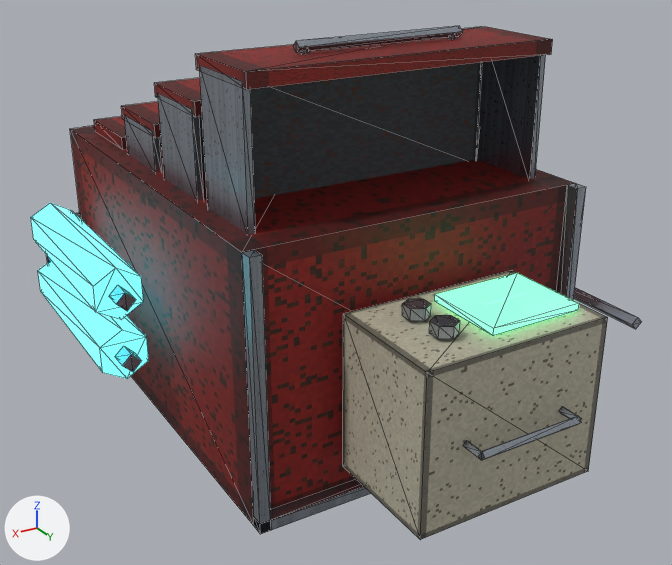
The glTF model web/public/models/crash_cart.glb as it was, and as the next commit left it.
The view is the same before and after, from a 50 mm lens placed at (0.827, 1.469, 0.967), pointed at (-0.016, 0.064, 0.265). The lights are fixed; the arrows at lower left show +X, +Y and +Z. The picture after the commit comes second. Mesh edges are drawn as thin lines. Objects named as collision shapes, trigger or cutter boxes, shadow casters or lower levels of detail are left out. Where no turn or scale is listed for an object, it has been applied to the vertices. Vertices at exactly the same position are counted once.

Script lines for the objects in view, before the commit:
```python
me_bn_crash_cart_1337_mesh = bpy.data.meshes.new('bn_crash_cart_1337_mesh')
me_bn_crash_cart_1337_mesh.from_pydata(...)  # 444 vertices, 688 faces; spans x -0.425..0.425, y -0.619..0.619, z 0.0..0.746
# faces by material slot: [60, 36, 384, 12, 12, 64, 80, 40]
me_bn_crash_cart_1337_mesh.materials.append(mat_mat_psx_medbay_clean_casing_red_w65)  # picture img_ps1_atlas_w65_s1337
me_bn_crash_cart_1337_mesh.materials.append(mat_mat_psx_medbay_clean_casing_inner_w65)  # picture img_ps1_atlas_w65_s1337
me_bn_crash_cart_1337_mesh.materials.append(mat_mat_psx_medbay_clean_mounting_w65)  # picture img_ps1_atlas_w65_s1337
me_bn_crash_cart_1337_mesh.materials.append(mat_mat_psx_medbay_clean_crt_frame_w65)  # picture img_ps1_atlas_w65_s1337
me_bn_crash_cart_1337_mesh.materials.append(mat_mat_psx_medbay_clean_crt_screen_w65)  # picture img_ps1_atlas_w65_s1337, glowing green #6fffa3
me_bn_crash_cart_1337_mesh.materials.append(mat_mat_psx_medbay_clean_switch_metal_w65)  # picture img_ps1_atlas_w65_s1337
me_bn_crash_cart_1337_mesh.materials.append(mat_mat_psx_medbay_clean_rubber_tire_w65)  # picture img_ps1_atlas_w65_s1337
me_bn_crash_cart_1337_mesh.materials.append(mat_mat_psx_medbay_clean_oxygen_cyan_w65)  # picture img_ps1_atlas_w65_s1337, glowing cyan #5bf3ff
ob_bn_crash_cart_1337 = bpy.data.objects.new('bn_crash_cart_1337', me_bn_crash_cart_1337_mesh)
ob_bn_crash_cart_1337.location = (0.0, 0.0, 0.0)
```
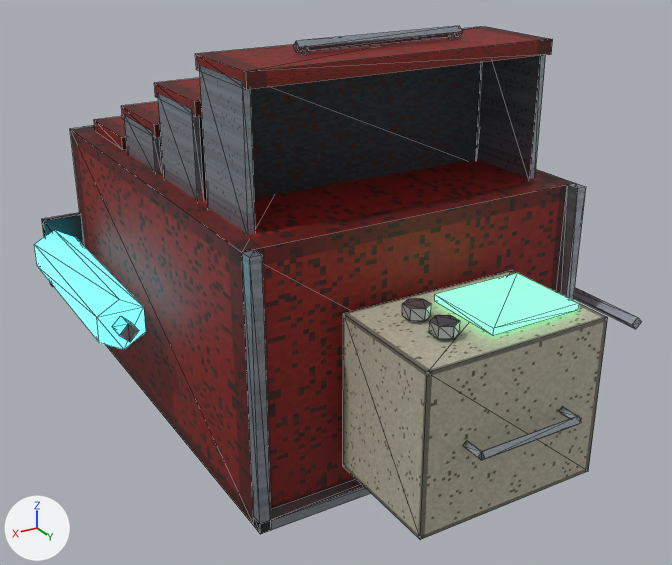
Pixel boxes [x1, y1, x2, y2] of what changed, in the pictures (672 x 565 px; the box of a moved part takes in the faces that stretch with it):
'bn_crash_cart_1337', reshaped
    before: [31, 26, 641, 540]
    after: [34, 26, 641, 540]
part 1 of me_bn_crash_cart_1337_mesh, moved or reshaped
    before: [115, 346, 141, 372]
    after: [112, 316, 139, 342]
part 2 of me_bn_crash_cart_1337_mesh, moved or reshaped
    before: [38, 262, 148, 379]
    after: [34, 231, 146, 349]
part 3 of me_bn_crash_cart_1337_mesh, deleted (cyan)
    before: [31, 203, 143, 319]
part 4 of me_bn_crash_cart_1337_mesh, deleted
    before: [109, 285, 136, 311]
part 5 of me_bn_crash_cart_1337_mesh, surface changed
    both: [72, 27, 607, 538]

Edits to the bpy script that builds the scene:
```text
Add mat_mat_psx_industrial_hazard_crt_frame_w65:
    mat_mat_psx_industrial_hazard_crt_frame_w65 = principled_material('mat_psx_industrial_hazard_crt_frame_w65')
    mat_mat_psx_industrial_hazard_crt_frame_w65.texture = img_ps1_atlas_w65_s1337
    mat_mat_psx_industrial_hazard_crt_frame_w65.metallic = 0.02
    mat_mat_psx_industrial_hazard_crt_frame_w65.roughness = 0.52
Add mat_mat_psx_industrial_hazard_steel_dark_w65:
    mat_mat_psx_industrial_hazard_steel_dark_w65 = principled_material('mat_psx_industrial_hazard_steel_dark_w65')
    mat_mat_psx_industrial_hazard_steel_dark_w65.texture = img_ps1_atlas_w65_s1337
    mat_mat_psx_industrial_hazard_steel_dark_w65.metallic = 0.85
    mat_mat_psx_industrial_hazard_steel_dark_w65.roughness = 0.48
Add mat_mat_psx_industrial_hazard_mounting_w65:
    mat_mat_psx_industrial_hazard_mounting_w65 = principled_material('mat_psx_industrial_hazard_mounting_w65')
    mat_mat_psx_industrial_hazard_mounting_w65.texture = img_ps1_atlas_w65_s1337
    mat_mat_psx_industrial_hazard_mounting_w65.metallic = 0.88
    mat_mat_psx_industrial_hazard_mounting_w65.roughness = 0.42
Change me_bn_crash_cart_1337_mesh:
    used by ob_bn_crash_cart_1337; location = (0.0, 0.0, 0.0)
    remove me_bn_crash_cart_1337_mesh.from_pydata(...)  # 444 vertices, 688 faces; spans x -0.425..0.425, y -0.619..0.619, z 0.0..0.746
    add me_bn_crash_cart_1337_mesh.from_pydata(...)  # 424 vertices, 656 faces; spans x -0.425..0.425, y -0.619..0.619, z 0.0..0.746
    me_bn_crash_cart_1337_mesh part 1: the loose piece of 8 vertices spanning x 0.364..0.4, y -0.019..0.021, z 0.162..0.198 is moved by (0.0, 0.0, 0.06)
    me_bn_crash_cart_1337_mesh part 2: the loose piece of 12 vertices spanning x 0.339..0.425, y -0.439..-0.019, z 0.13..0.23 is moved by (0.0, 0.0, 0.06)
    me_bn_crash_cart_1337_mesh part 3: the loose piece of 12 vertices spanning x 0.339..0.425, y -0.439..-0.019, z 0.25..0.35 is deleted
    me_bn_crash_cart_1337_mesh part 4: the loose piece of 8 vertices spanning x 0.364..0.4, y -0.019..0.021, z 0.282..0.318 is deleted
    me_bn_crash_cart_1337_mesh part 5: 280 kept faces spanning x -0.348..0.402, y -0.519..0.576, z 0.0..0.725 get new texture (UV) coordinates
    other edits to the shape of me_bn_crash_cart_1337_mesh do not show in these pictures
    remove me_bn_crash_cart_1337_mesh.materials.append(mat_mat_psx_medbay_clean_casing_inner_w65)  # picture img_ps1_atlas_w65_s1337
    remove me_bn_crash_cart_1337_mesh.materials.append(mat_mat_psx_medbay_clean_mounting_w65)  # picture img_ps1_atlas_w65_s1337
    remove me_bn_crash_cart_1337_mesh.materials.append(mat_mat_psx_medbay_clean_crt_frame_w65)  # picture img_ps1_atlas_w65_s1337
    add me_bn_crash_cart_1337_mesh.materials.append(mat_mat_psx_industrial_hazard_mounting_w65)  # picture img_ps1_atlas_w65_s1337
    add me_bn_crash_cart_1337_mesh.materials.append(mat_mat_psx_industrial_hazard_steel_dark_w65)  # picture img_ps1_atlas_w65_s1337
    add me_bn_crash_cart_1337_mesh.materials.append(mat_mat_psx_industrial_hazard_crt_frame_w65)  # picture img_ps1_atlas_w65_s1337
```
